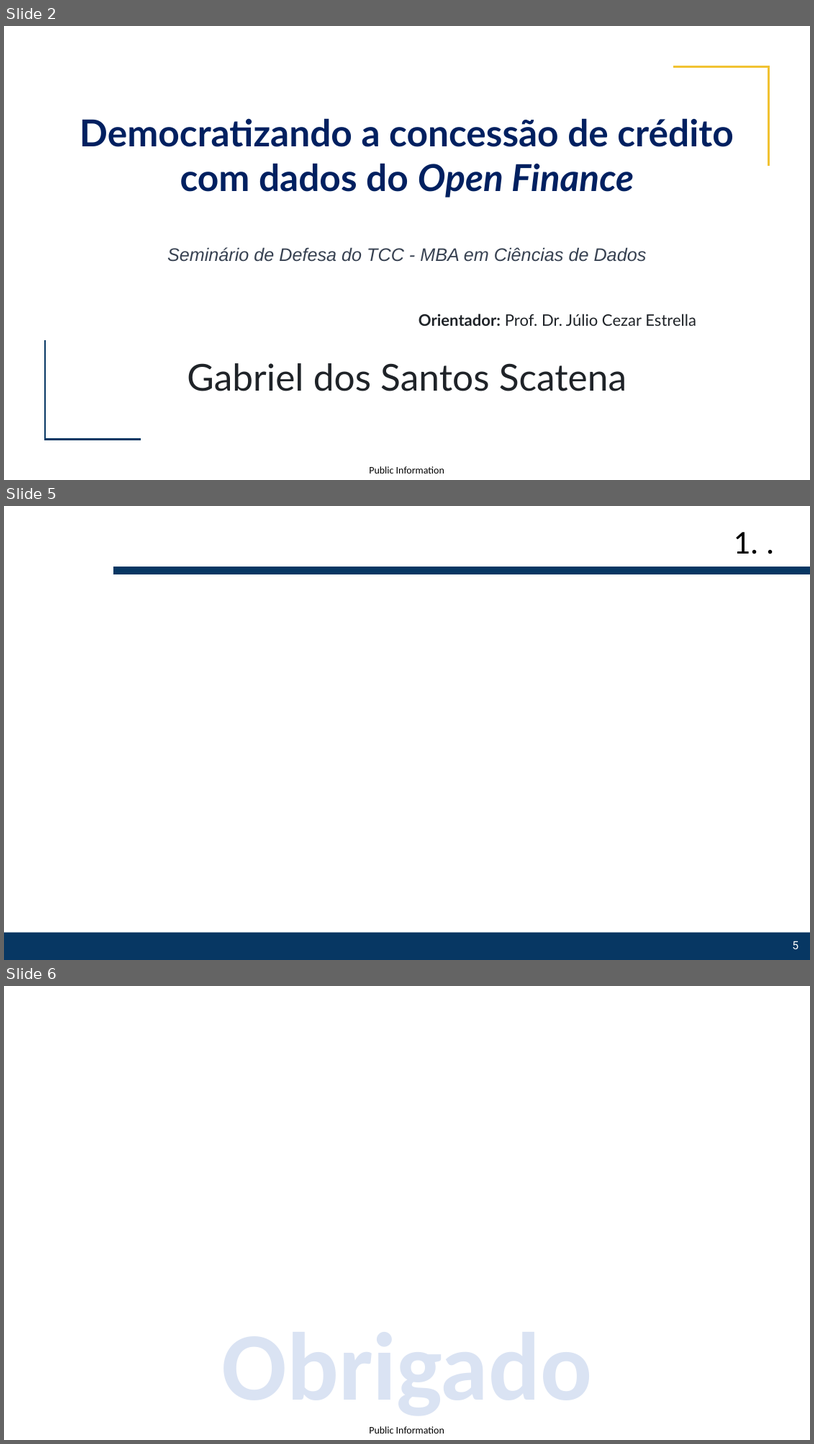
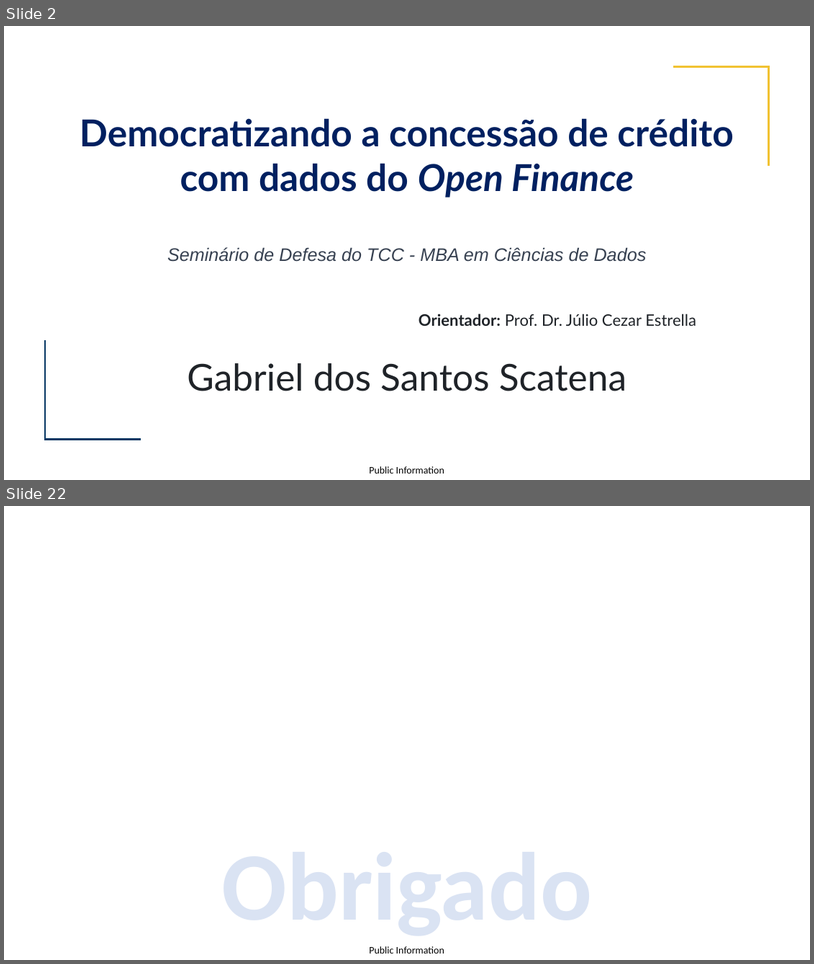
Before and after one commit to gabrielscatena/TCC_MBA_USP_2024, a slide deck: TemplateTCC_GabrielScatena.pptx. Shown one above the other, each under a label of ours: slides 2, 5 and 6 before the commit, slides 2 and 22 after it; the slides between them are not shown. The pictures are 814x1444 and 814x964 pixels, drawn with LibreOffice and Linux fonts; fonts in the diff are those of the drawing; background and template pictures are left out. Boxes give left, top, right and bottom in pixels: in the first picture for what was removed or moved away, otherwise in the second. Text is boxed around its words. In the diff, an @@ line names an element or a change of style, - is before the commit and + after.

```diff
--- a/TemplateTCC_GabrielScatena.pptx
+++ b/TemplateTCC_GabrielScatena.pptx
@@ slide 5 removed at (4,506,810,960), background #FFFFFF @@
@@ title removed at (733,532,759,554) @@
-1. .
@@ rectangle removed at (113,566,810,575) @@
@@ rectangle removed at (4,932,810,960) @@
@@ page number removed at (792,941,799,949) @@
-5
@@ what was slide 6 is now slide 22 @@
```
Also in this commit, not shown: 21 slides added, 2 other slides removed.
